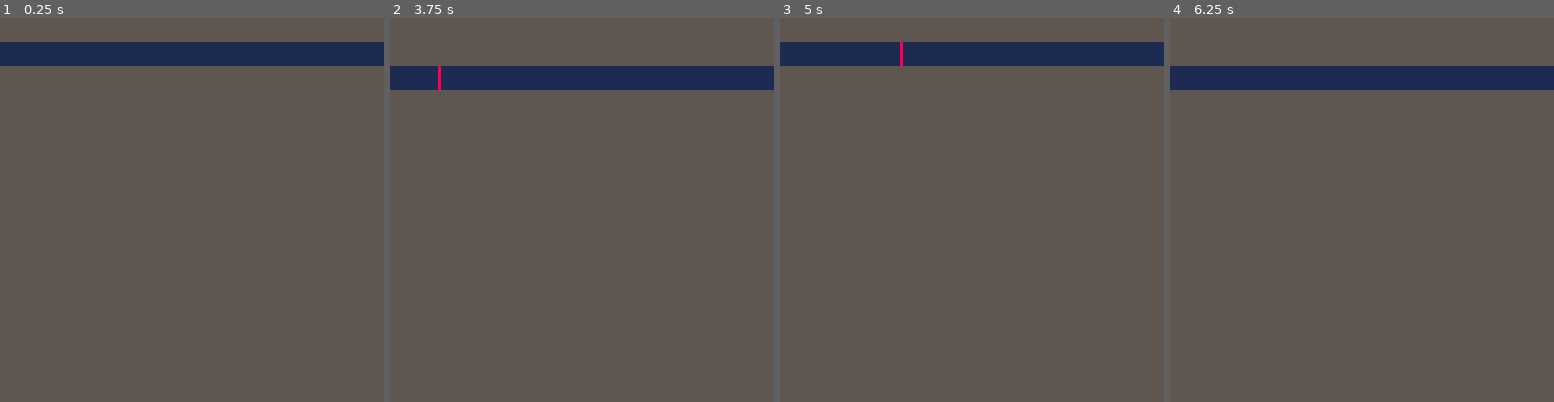
Above: before the commit, frames 1-4 (left to right).
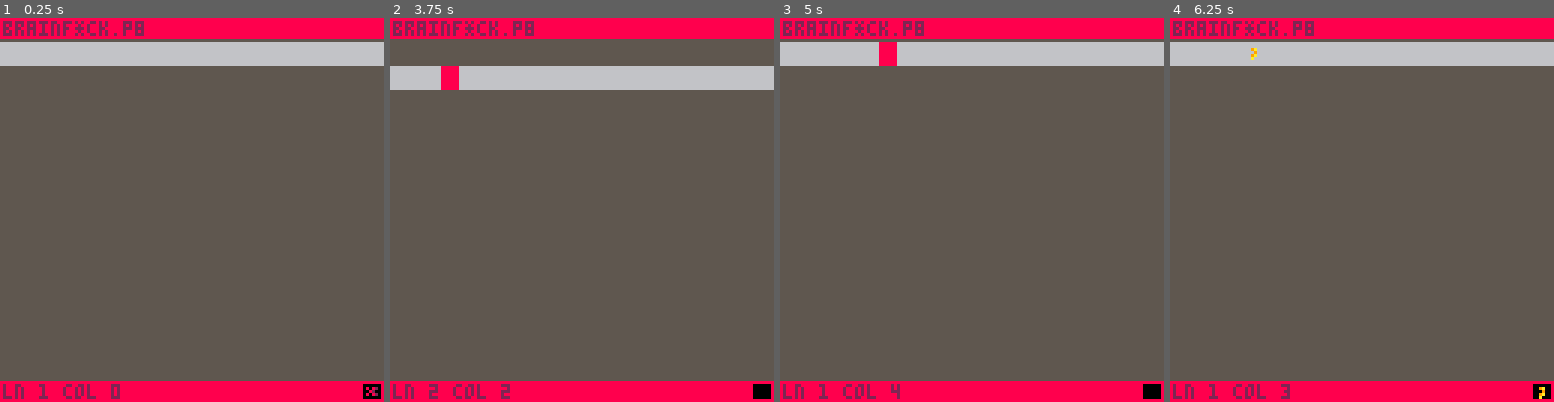
Above: after the commit, the same moments.

Repository: EveMeows/PicoBrained
Game: PICO-8 cartridge pico.p8
The game is run twice, just before and just after one commit, with the same random seed, the same clock (stepped at 60 frames per second) and the same inputs.
Inputs:
- Up to frame 1 (0.25 s): no input
- Up to frame 2 (3.75 s): tap X (X key) at 0.33, 1.07, 1.85, 2.97 s; tap O (Z key) at 0.7, 1.7, 2.1, 2.5, 2.9, 3.3, 3.7 s; hold Right 1.6-2.1 s; hold Up 2.15-2.42 s; hold Right 2.47-3.03 s; hold Left 3.08-3.58 s; hold Down from 3.63 s (still down)
- Up to frame 3 (5 s): release Down at 3.97 s; hold Right 4.02-4.68 s; tap X (X key) at 4.08 s; tap O (Z key) at 4.1, 4.5, 4.9 s; hold Up from 4.73 s (still down)
- Up to frame 4 (6.25 s): release Up at 5.03 s; hold Left 5.08-5.68 s; tap X (X key) at 5.2 s; tap O (Z key) at 5.3, 5.7, 6.1 s; hold Down 5.73-6.03 s; hold Right from 6.08 s (still down)

The runs differ from the first frame. In frame 1, 17% of the frame differs, in the area x 0-100%, y 0-100%; in frame 2, 17%; in frame 3, 17%; in frame 4, 23%.

Commit message:
Add bands, add tokens, left-right cam movement.

Diff:
--- a/pico.p8
+++ b/pico.p8
@@ -47,11 +47,24 @@
 }
 
 settings = {
-	bg = 5, bd = 8,
-	cs = 8, ct = cursor_type.ibeam,
-
+	bg = 5,
+	bd = 8, bdt = 2,
+
+	cs = 8, ct = cursor_type.block,
 	lsh = true,
 	lcl = 6,
+}
+
+tokens = {
+	kill = 1,
+	comma = 2,
+	dot = 3,
+	minus = 4,
+	plus = 5,
+	less = 6,
+	more = 7,
+	bracket_open = 8,
+	bracket_close = 9,
 }
 -->8
 -- editing
@@ -63,32 +76,50 @@
 		ln = 1, cm = 0,
 	}
 
+	self.lines = {
+		[1] = {}
+	}
+
+	self.active = {
+		token = tokens.kill,
+
+		show = true,
+		blink_time = 0,
+		blink_timeout = 0.30,
+	}
+
 	self.cursor = {
 		show = true,
 
 		blink_time = 0,
 		blink_timeout = 0.25,
 	}
+
+	self.bounds = {
+		l = 0, r = 15,
+		u = 1, d = 14,
+	}
+
+	self.cam = {
+		x = 0, y = 0,
+	}
+end
+
+function editing:__incp(c)
+	self.bounds.l += c
+	self.bounds.r += c
+
+	self.cam.x += c*8
+end
+
+function editing:__rmp(c)
+	self.bounds.l -= c
+	self.bounds.r -= c
+
+	self.cam.x -= c*8
 end
 
 function editing:update()
-	-- position
-	if btnp(➡️) then
-		self.pos.cm += 1
-	elseif btnp(⬅️) then
-		if self.pos.cm >= 1 then
-			self.pos.cm -= 1
-		end
-	end
-
-	if btnp(⬆️) then
-		if self.pos.ln > 1 then
-			self.pos.ln -= 1
-		end
-	elseif btnp(⬇️) then
-		self.pos.ln += 1
-	end
-
 	-- cursor blinking
 	local cur = self.cursor
 	cur.blink_time += dt
@@ -96,22 +127,94 @@
 		cur.show = not cur.show
 		cur.blink_time = 0
 	end
+
+	-- token blinking
+	self.active.blink_time += dt
+	if self.active.blink_time >= self.active.blink_timeout then
+		self.active.show = not self.active.show
+		self.active.blink_time = 0
+	end
+
+	-- token switching
+	if btn(🅾️) then
+		if btnp(⬅️) then
+			if self.active.token > 1 then
+				self.active.token -= 1
+			end
+		elseif btnp(➡️) then
+			if self.active.token < 9 then
+				self.active.token += 1
+			end
+		end
+
+		return
+	end
+
+	-- place token
+	if btnp(❎) then
+		-- fill up empty lines
+		if self.lines[self.pos.ln] == nil then
+			for i=1,self.pos.ln do
+				if self.lines[i] == nil then
+					self.lines[i] = {}
+				end
+			end
+		end
+
+		-- if we want to delete
+		if self.active.token == tokens.kill then
+			self.lines[self.pos.ln][self.pos.cm] = nil
+		else -- place token down
+			self.lines[self.pos.ln][self.pos.cm] = self.active.token
+		end
+	end
+
+	-- position
+	if btnp(➡️) then
+		self.pos.cm += 1
+		if self.pos.cm > self.bounds.r then
+			self:__incp(1)
+		end
+	elseif btnp(⬅️) then
+		if self.pos.cm >= 1 then
+			self.pos.cm -= 1
+			if self.pos.cm < self.bounds.l then
+				self:__rmp(1)
+			end
+		end
+	end
+
+	if btnp(⬆️) then
+		if self.pos.ln > 1 then
+			self.pos.ln -= 1
+		end
+	elseif btnp(⬇️) then
+		self.pos.ln += 1
+	end
 end
 
 function editing:draw()
 	cls(settings.bg)
 
-	local cy = self.pos.ln * 8
+	-- cursor position
+	local cx, cy = self.pos.cm * 8, self.pos.ln * 8
 
 	-- line background
-	rectfill(
-		0, cy,
-		128, cy + 7, 1
-	)
+	if settings.lsh then
+		rectfill(
+			0, cy,
+			128, cy + 7,
+			settings.lcl
+		)
+	end
+
+	-- the cursor line goes above the camera
+	-- but not the cursor... idk how this works?
+	camera(self.cam.x, self.cam.y)
+
 
 	-- draw cursor
 	if self.cursor.show then
-		local cx = self.pos.cm * 8
 		if settings.ct == cursor_type.ibeam then
 			rectfill(
 				cx, cy,
@@ -126,14 +229,42 @@
 			)
 		end
 	end
-end
-
+
+	-- tokens
+	for il,ln in pairs(self.lines) do
+		for it,tk in pairs(ln) do
+			spr(tk, it * 8, il * 8)
+		end
+	end
+
+	camera(0, 0)
+
+	-- top band
+	rectfill(
+		0,0, 128, 6, settings.bd
+	)
+	?"brainf*ck.p8", 1, 1, settings.bdt
+
+	-- bottom band
+	local by = 121
+	rectfill(
+		0, by,
+		128, by + 8,
+		settings.bd
+	)
+
+	local bt = "ln " .. self.pos.ln .. " col " .. self.pos.cm
+	?bt, 1, 122, settings.bdt
+
+	rectfill(121, 122, 126, 126, 0)
+	if self.active.show then
+		spr(self.active.token, 120, 121)
+	end
+end
 __gfx__
-00000000444444440000000000000000000000000000000000000000000000000000000000000000000000000000000000000000000000000000000000000000
-00000000444444440000000000000000000000000000000000000000000000000000000000000000000000000000000000000000000000000000000000000000
-00700700444444440000000000000000000000000000000000000000000000000000000000000000000000000000000000000000000000000000000000000000
-00077000444444440000000000000000000000000000000000000000000000000000000000000000000000000000000000000000000000000000000000000000
-00077000444444440000000000000000000000000000000000000000000000000000000000000000000000000000000000000000000000000000000000000000
-00700700444444440000000000000000000000000000000000000000000000000000000000000000000000000000000000000000000000000000000000000000
-00000000444444440000000000000000000000000000000000000000000000000000000000000000000000000000000000000000000000000000000000000000
-00000000444444440000000000000000000000000000000000000000000000000000000000000000000000000000000000000000000000000000000000000000
+00000000000000000000000000000000000000000000000000000000000000000000000000000000000000000000000000000000000000000000000000000000
+00000000000000000000000000000000000000000003b0000000e800009a00000022220000111100000000000000000000000000000000000000000000000000
+00700700008082000009a00000000000000000000003b000000e80000009a000002eee0000ddd100000000000000000000000000000000000000000000000000
+000770000008200000009000000280000cccccc0033333b000e8000000009a00002e00000000d100000000000000000000000000000000000000000000000000
+00077000008082000009a00000082000011111100003bbb0000e80000009a000002e00000000d100000000000000000000000000000000000000000000000000
+0070070000000000000a000000000000000000000003b0000000e800009a00000022220000111100000000000000000000000000000000000000000000000000
